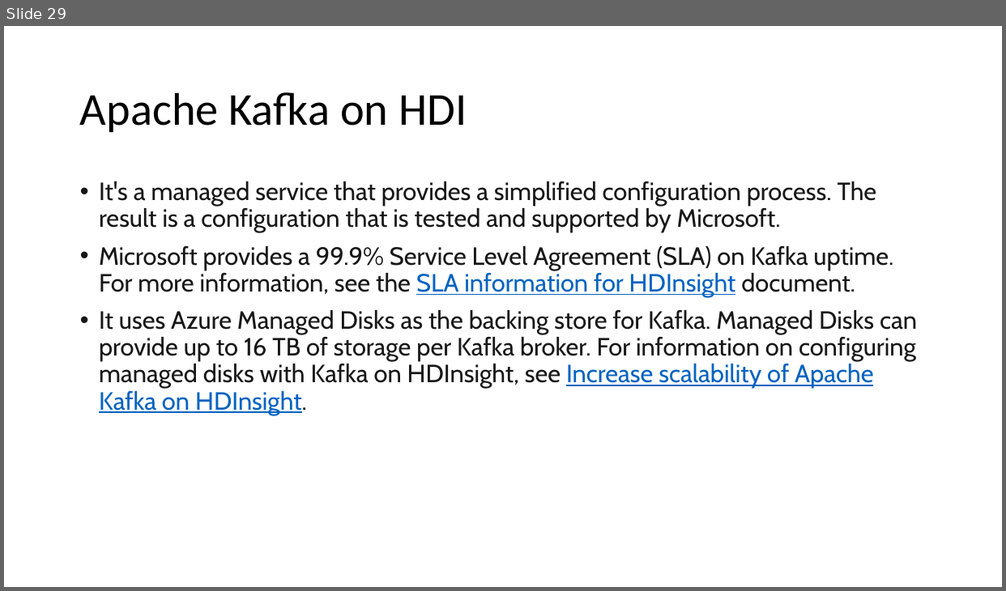
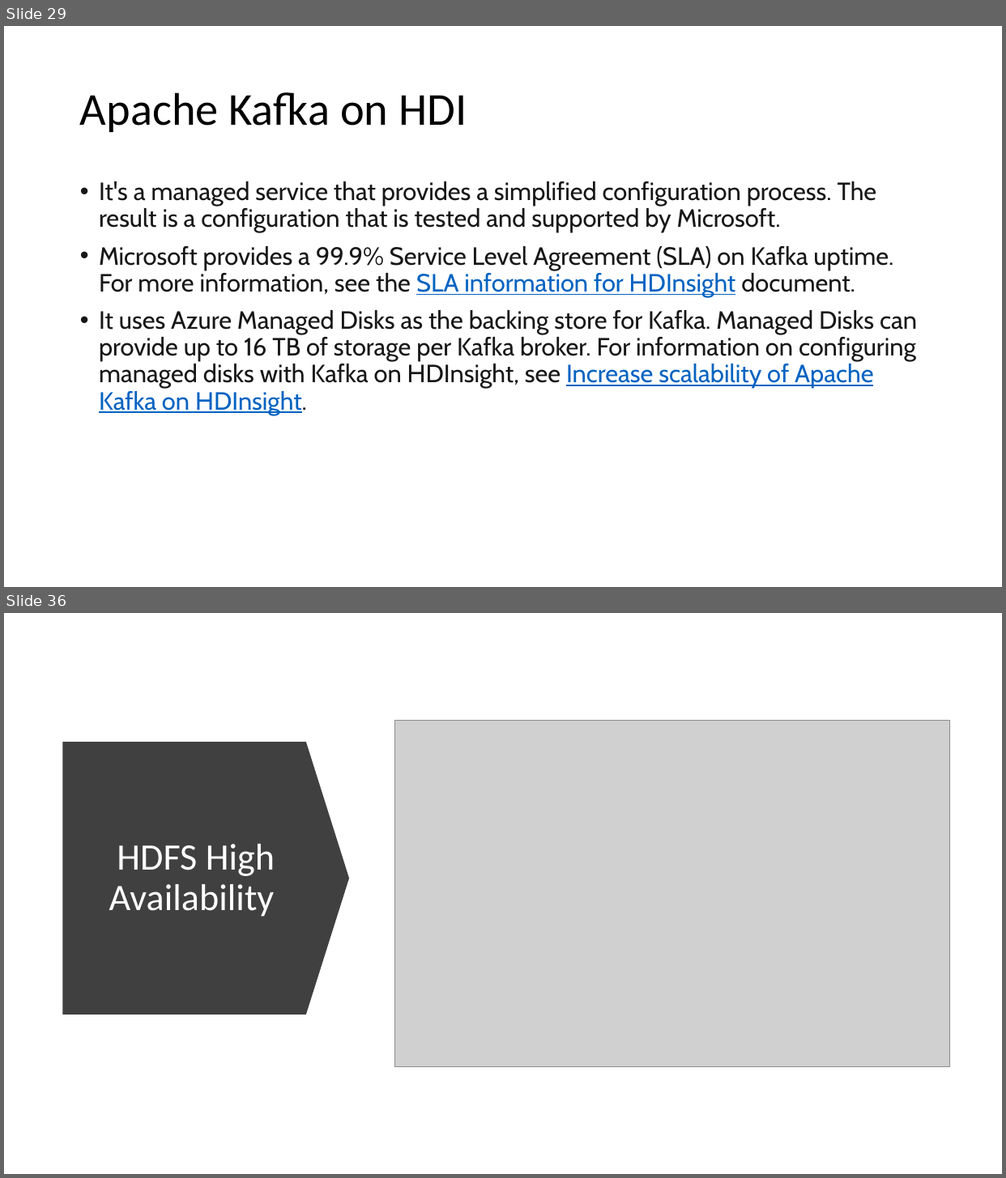
Before and after one commit to imcuteani/Azure_Big_Data_Training, a slide deck: Slides/Big Data Overview.pptx. Shown one above the other, each under a label of ours: slide 29 before the commit, slides 29 and 36 after it; the slides between them are not shown. The pictures are 1006x591 and 1006x1178 pixels, drawn with LibreOffice and Linux fonts; fonts in the diff are those of the drawing; grey boxes stand for pictures. Boxes give left, top, right and bottom in pixels: in the first picture for what was removed or moved away, otherwise in the second. Text is boxed around its words. In the diff, an @@ line names an element or a change of style, - is before the commit and + after.

```diff
--- a/Slides/Big Data Overview.pptx
+++ b/Slides/Big Data Overview.pptx
@@ slide 36 added at <box>4,613,1002,1174</box>, background #FFFFFF @@
@@ picture added at <box>394,720,950,1067</box> @@
@@ down arrow added at <box>63,742,350,1015</box>, fill #404040 @@
@@ title added at <box>109,844,275,917</box>, 36 pt, text #FFFFFF @@
+HDFS High Availability
```
Also in this commit, not shown: 19 other slides added, 22 other files.
